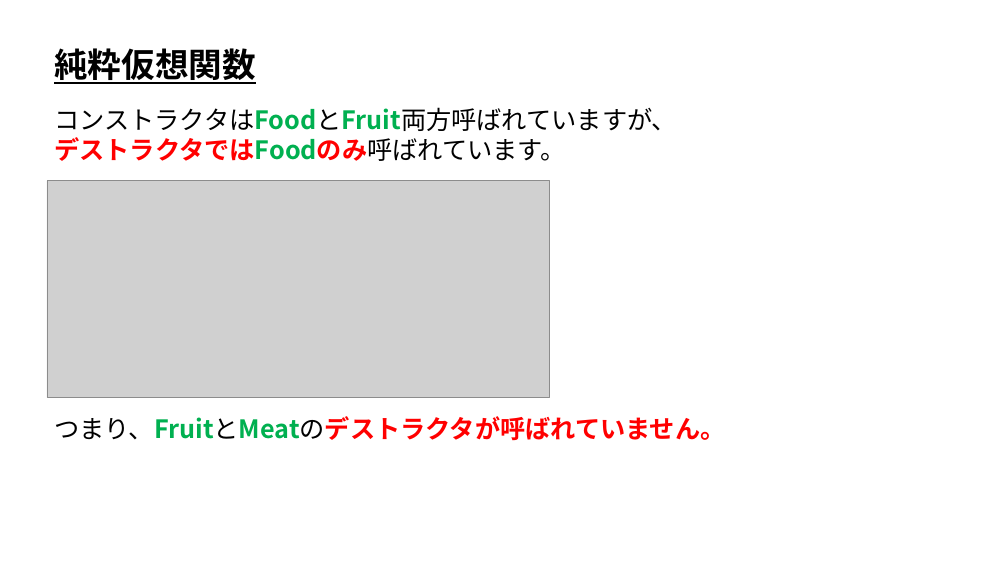
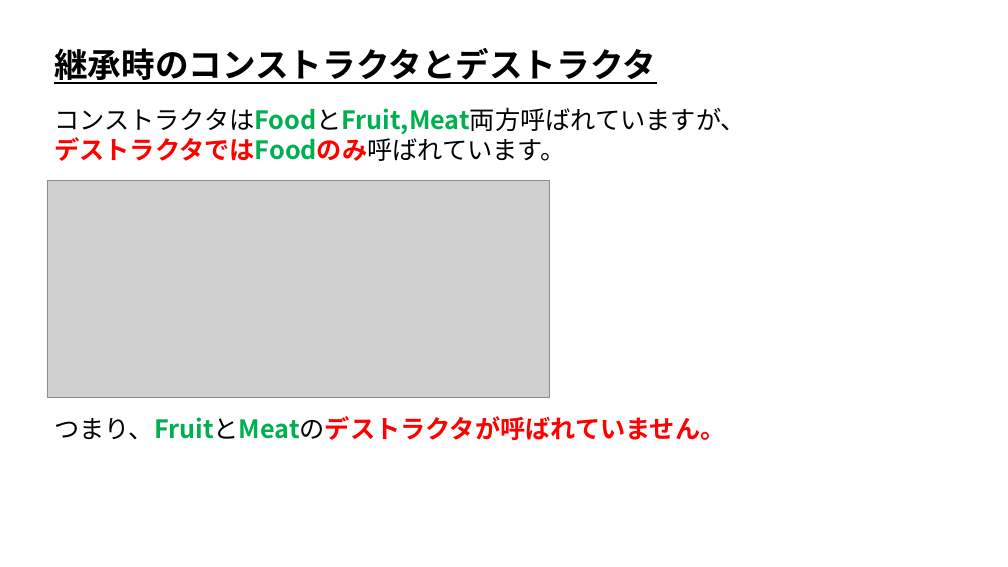
Before and after one commit to ArakiYusuke-Ohara/Textbook, a slide deck: slide 5 of ゲーム科1年/01_後期/プログラミングⅢ/14_継承時のコンストラクタとデストラクタ.pptx. Drawn at 1008x567 pixels with LibreOffice and Linux fonts; fonts in the diff are those of the drawing; grey boxes stand for pictures. Boxes give left, top, right and bottom in pixels: in the first picture for what was removed or moved away, otherwise in the second. Text is boxed around its words. In the diff, an @@ line names an element or a change of style, - is before the commit and + after.

```diff
--- a/ゲーム科1年/01_後期/プログラミングⅢ/14_継承時のコンストラクタとデストラクタ.pptx
+++ b/ゲーム科1年/01_後期/プログラミングⅢ/14_継承時のコンストラクタとデストラクタ.pptx
@@ text at (54,48,656,84): text changed @@
-純粋仮想関数
+継承時のコンストラクタとデストラクタ
@@ text at (54,107,746,135): text changed @@
-コンストラクタはFoodとFruit両方呼ばれていますが、
+コンストラクタはFoodとFruit,Meat両方呼ばれていますが、
```
Also in this commit, not shown: 8 other slides changed, 1 other file.
